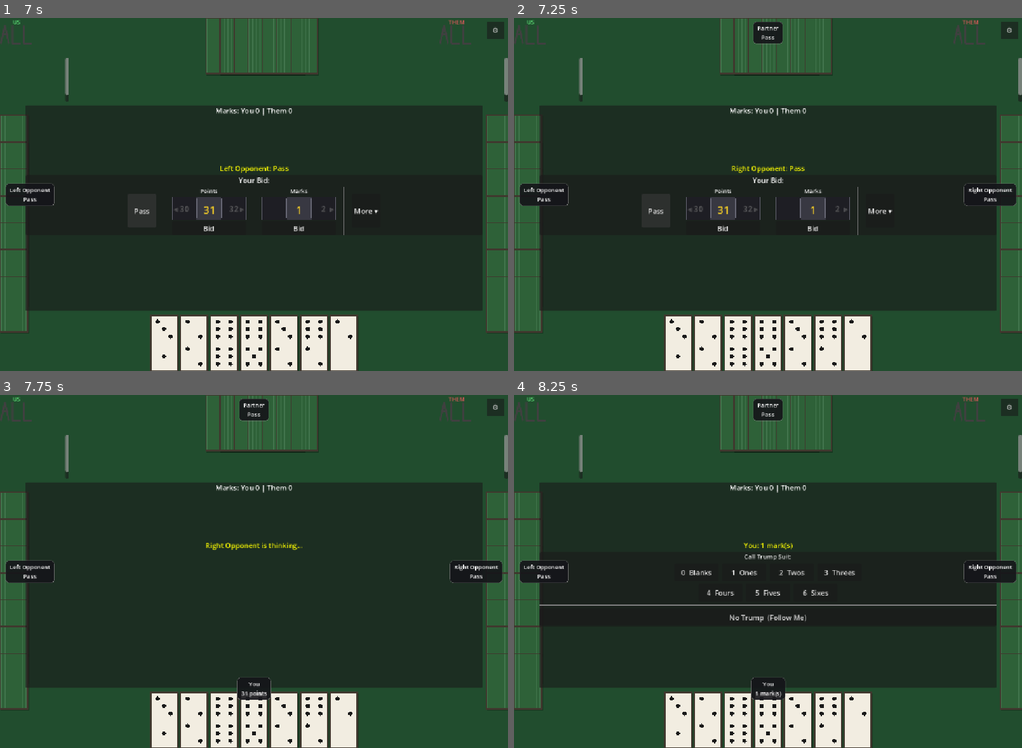
Above: before the commit, frames 1-4 (two rows, left to right).
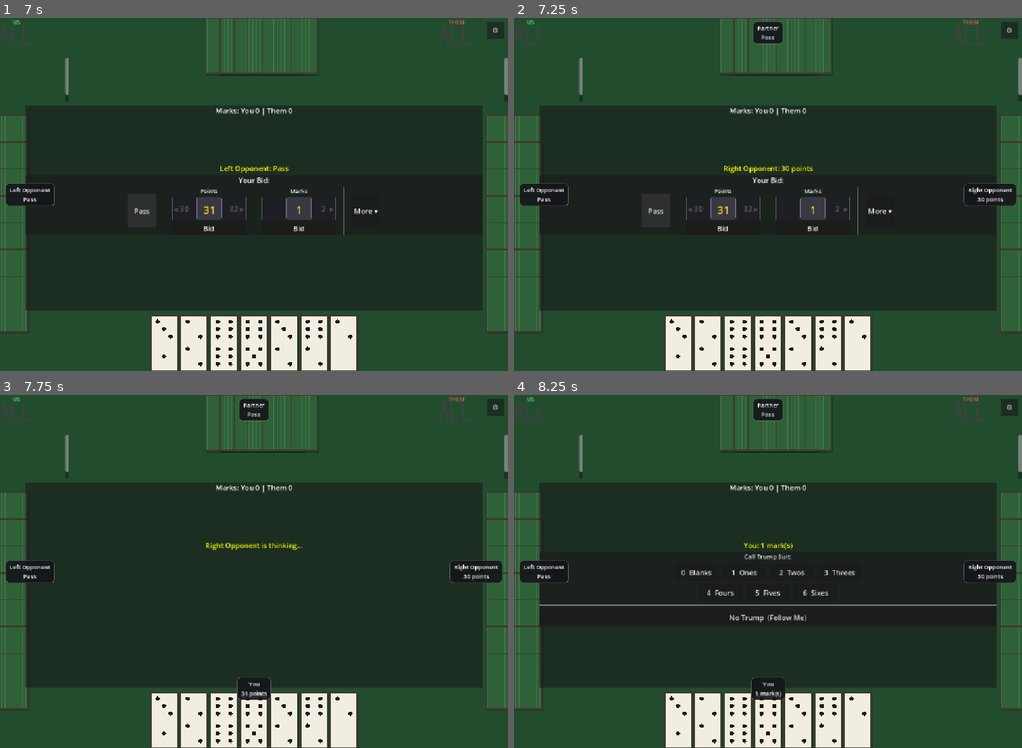
Above: after the commit, the same moments.

Repository: reddoor4123-glitch/42
Game: Godot game, scene res://control.tscn
The game is run twice, just before and just after one commit, with the same random seed, the same clock (stepped at 60 frames per second) and the same inputs.
Inputs:
- Up to frame 1 (7 s): click "Play" at 0.5 s; click "Standard 42 The classic game" at 1.25 s; click "⚙" at 2 s; click "Confirm & Restart" at 2.75 s; click "⚙" at 3.5 s; click "Confirm & Restart" at 4.25 s; click "⚙" at 5 s; click "Confirm & Restart" at 5.75 s; click "Pass" at 6.5 s
- Up to frame 2 (7.25 s): no input
- Up to frame 3 (7.75 s): click "Bid" at 7.25 s
- Up to frame 4 (8.25 s): click "Bid" at 8 s

Frame 1 is identical in both runs. In frame 2, 0.2% of the frame differs, in the area x 41-97%, y 41-53%; in frame 3, less than 0.1%; in frame 4, less than 0.1%.

Commit message:
Fix Layer 3 minimum bid floor: preserve should_bid intent when target < min_points
Co-Authored-By: Claude Sonnet 4.6 <noreply@anthropic.com>

Diff:
--- a/ai_player.gd
+++ b/ai_player.gd
@@ -219,6 +219,11 @@
 	if is_forced:
 		should_bid = true
 		target_bid = max(target_bid, 30)
+
+	# If Layer 2 decided to bid but target is below the legal minimum, raise it.
+	# should_bid is already true — this preserves intent rather than silently passing.
+	if should_bid and target_bid < min_points:
+		target_bid = min_points
 
 	if should_bid and points_still_legal:
 		if min_points <= target_bid:
